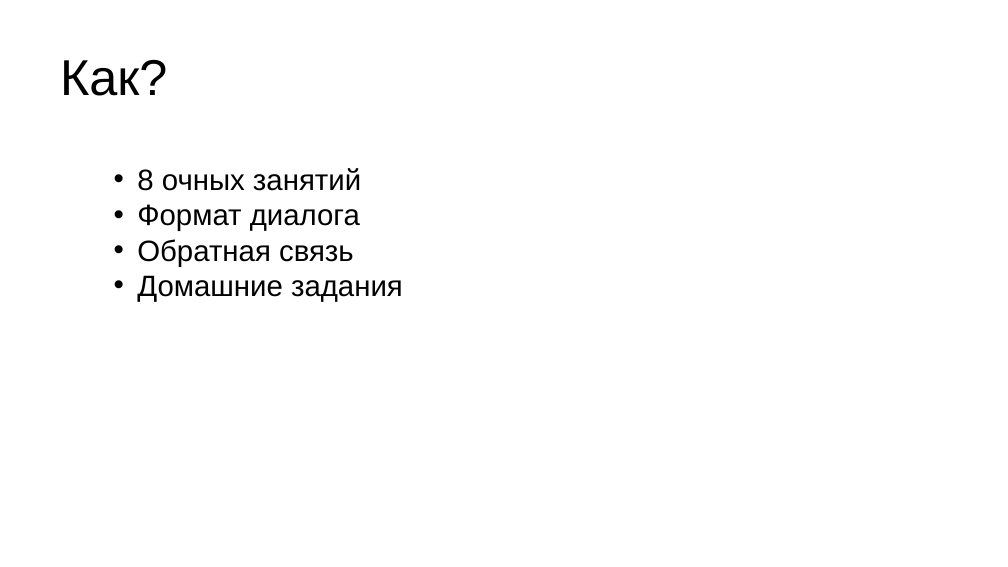
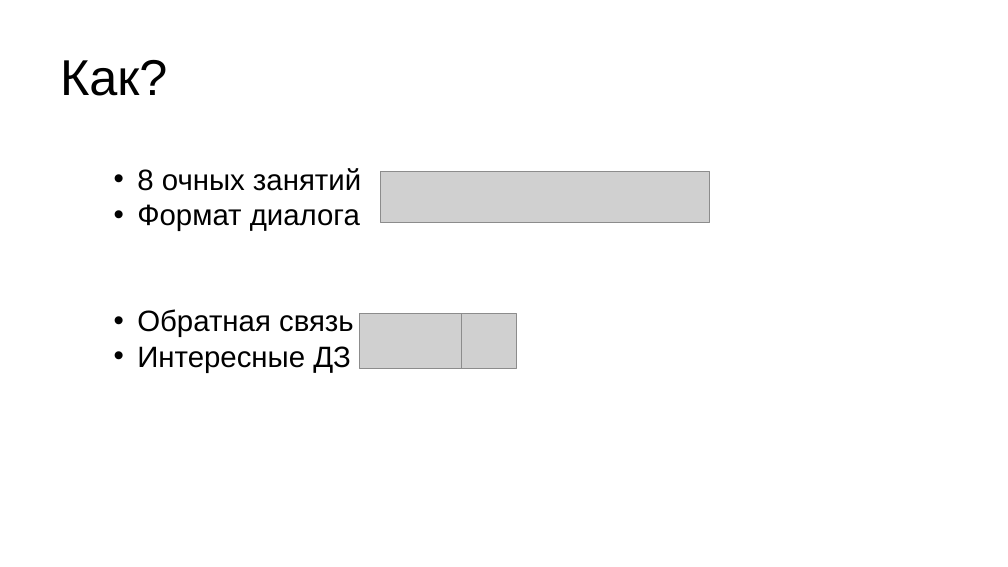
Before and after one commit to serge0699/verif_elective_miet, a slide deck: slide 46 of doc/preview.pptx (slide 23 before the commit). Drawn at 1008x567 pixels with LibreOffice and Linux fonts; fonts in the diff are those of the drawing; grey boxes stand for pictures. Boxes give left, top, right and bottom in pixels: in the first picture for what was removed or moved away, otherwise in the second. Text is boxed around its words. In the diff, an @@ line names an element or a change of style, - is before the commit and + after.

```diff
--- a/doc/preview.pptx
+++ b/doc/preview.pptx
@@ picture added at <box>381,171,710,222</box> @@
@@ picture added at <box>359,314,462,369</box> @@
@@ picture added at <box>462,314,516,368</box> @@
@@ text at <box>137,346,351,372</box>: text changed @@
-• Домашние задания
+• Интересные ДЗ
```
Also in this commit, not shown: 18 other slides changed, 25 slides added, 3 slides removed, 2 other files.
